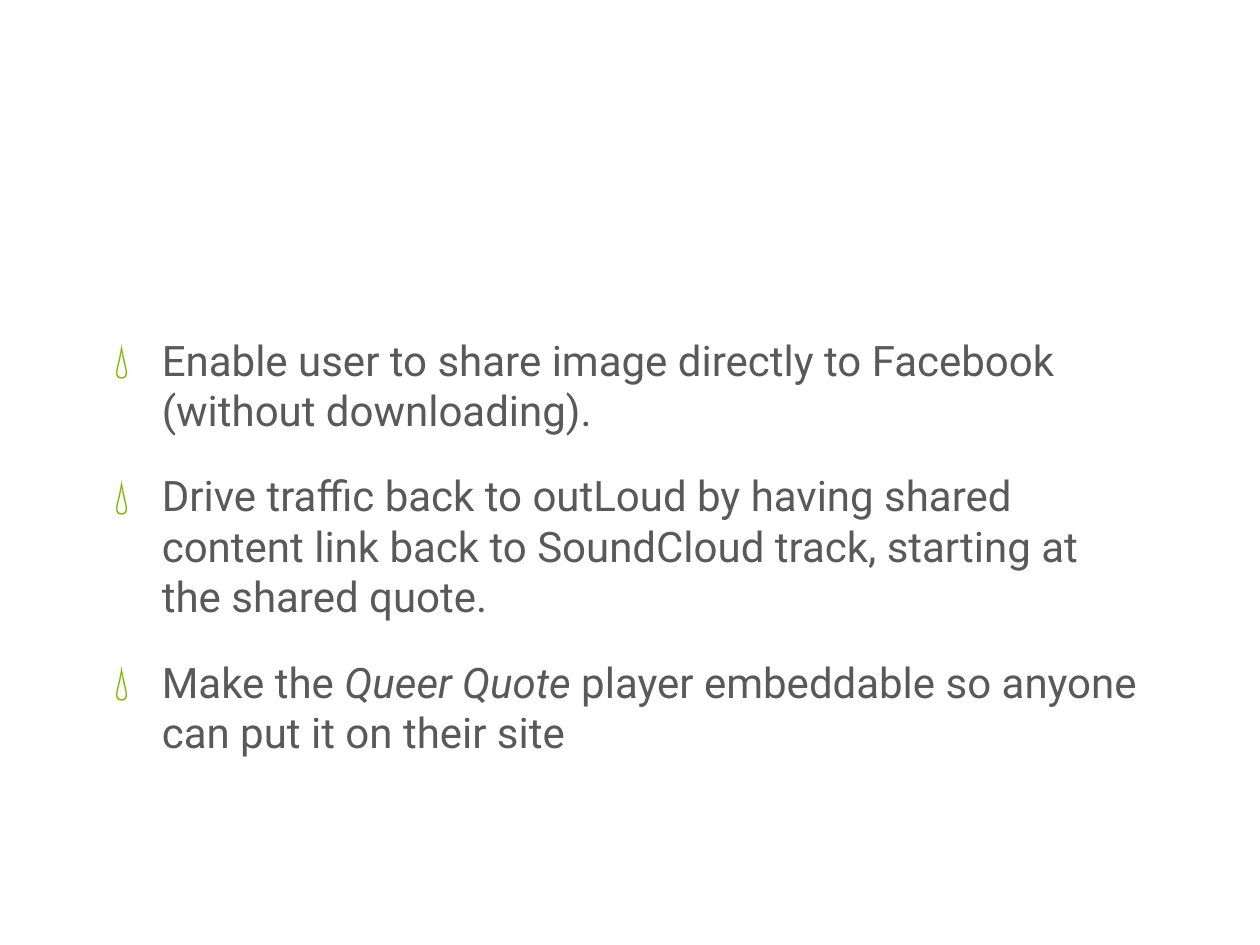
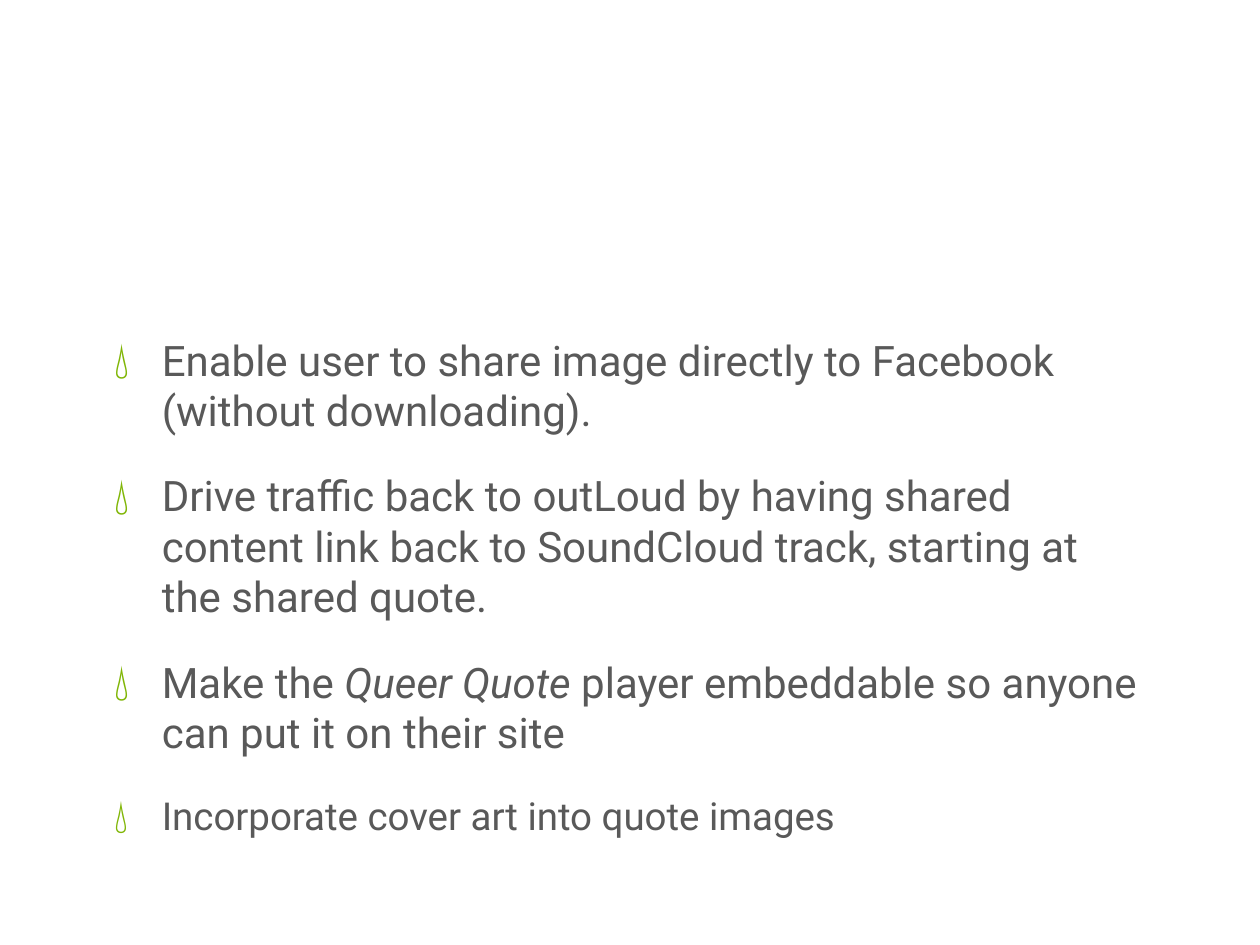
Before and after one commit to SamSamskies/Queer-Quote, a slide deck: slide 10 of Queer Quote presentation.pptx. Drawn at 1260x945 pixels with LibreOffice and Linux fonts; fonts in the diff are those of the drawing; background and template pictures are left out. Boxes give left, top, right and bottom in pixels: in the first picture for what was removed or moved away, otherwise in the second. Text is boxed around its words. In the diff, an @@ line names an element or a change of style, - is before the commit and + after.

Commit message:
add one future feature.

```diff
--- a/Queer Quote presentation.pptx
+++ b/Queer Quote presentation.pptx
@@ text at box(162, 802, 835, 838): paragraph added @@
+💧 Incorporate cover art into quote images
```
